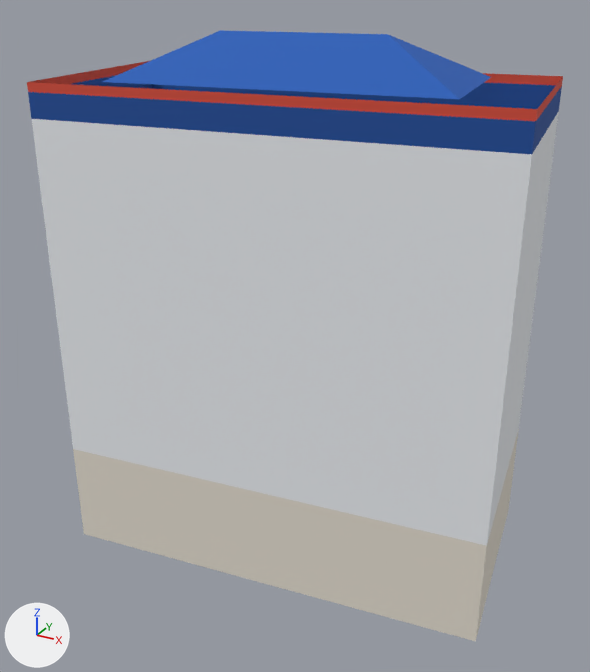
The glTF model public/models/landmark/swiss-belinn-ska-lod2.glb, before and after one commit.
Camera for both pictures: a 50 mm lens placed at (34.9, -64.7, 54.3), pointed at (0.0, -1.3, 22.5). Arrows for +X, +Y and +Z are at lower left; the lights stay in place. The picture after the commit comes second. Vertices at exactly the same position are counted once.

Before the edit, the objects in view are built like this:
```python
me_swiss_belinn_ska_lod2 = bpy.data.meshes.new('swiss-belinn-ska_LOD2')
me_swiss_belinn_ska_lod2.from_pydata(...)  # 26 vertices, 40 faces; spans x -22.0..22.0, y -13.0..13.0, z 0.0..50.0
me_swiss_belinn_ska_lod2.materials.append(mat_landmark_warna)
# before: 12 (-19.2, -13.0, 45.4) at pixel (28, 91), 13 (-22.0, 7.2, 45.4), 14 (22.0, -7.9, 45.4) at pixel (535, 121), 15 (19.2, 13.0, 45.4) at pixel (561, 85), 16 (-19.2, -13.0, 46.2) at pixel (26, 82)
# before: 17 (-22.0, 7.2, 46.2) at pixel (150, 60), 18 (22.0, -7.9, 46.2) at pixel (537, 109), 19 (19.2, 13.0, 46.2) at pixel (563, 76)
ob_swiss_belinn_ska_lod2 = bpy.data.objects.new('swiss-belinn-ska_LOD2', me_swiss_belinn_ska_lod2)
ob_swiss_belinn_ska_lod2.location = (0.0, 0.0, 0.0)
```
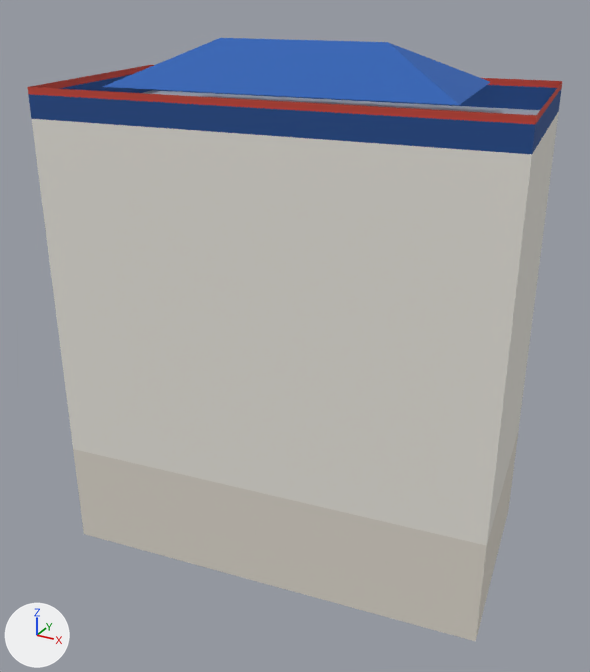
What differs and where, as boxes (x1, y1, x2, y2) in the pictures (590 x 672 px; the box of a moved part takes in the faces that stretch with it):
'swiss-belinn-ska_LOD2', reshaped, recoloured
    before: (27, 30, 563, 641)
    after: (27, 38, 562, 641)
part 1 of me_swiss_belinn_ska_lod2, moved or reshaped
    before: (103, 30, 491, 99)
    after: (103, 38, 490, 105)
part 2 of me_swiss_belinn_ska_lod2, moved or reshaped
    before: (27, 61, 563, 154)
    after: (27, 65, 562, 154)
part 3 of me_swiss_belinn_ska_lod2, recoloured
    before: (28, 30, 562, 154)
    after: (28, 38, 562, 154)
part 4 of me_swiss_belinn_ska_lod2, recoloured
    both: (32, 113, 558, 546)
part 5 of me_swiss_belinn_ska_lod2, recoloured
    both: (27, 68, 562, 121)

The change, as a list of edits to the scene's bpy script:
```text
Change me_swiss_belinn_ska_lod2:
    used by ob_swiss_belinn_ska_lod2; location = (0.0, 0.0, 0.0)
    remove me_swiss_belinn_ska_lod2.from_pydata(...)  # 26 vertices, 40 faces; spans x -22.0..22.0, y -13.0..13.0, z 0.0..50.0
    add me_swiss_belinn_ska_lod2.from_pydata(...)  # 26 vertices, 40 faces; spans x -22.0..22.0, y -13.0..13.0, z 0.0..49.4
    me_swiss_belinn_ska_lod2 part 1: the loose piece of 6 vertices spanning x -15.9..16.0, y -9.9..9.3, z 46.2..50.0 is moved by (0.0, 0.0, -0.5)
    me_swiss_belinn_ska_lod2 part 2
    add for i in [*range(16, 20)]: me_swiss_belinn_ska_lod2.vertices[i].co += Vector((0.0, 0.0, -0.4))
    add for i in [*range(12, 16)]: me_swiss_belinn_ska_lod2.vertices[i].co += Vector((0.0, 0.0, -0.2))
    me_swiss_belinn_ska_lod2 part 3: 16 faces centred in x -21.1..21.1, y -11.3..11.1, z 43.2..48.7 are repainted in the vertex colours; the middle colour goes from blue #2056a0 to blue #2758a1
    me_swiss_belinn_ska_lod2 part 4: 8 faces centred in x -21.1..21.1, y -11.3..11.1, z 21.4..32.3 are repainted in the vertex colours; the middle colour goes from white #eef1f5 to white #ebe8e0
    me_swiss_belinn_ska_lod2 part 5: 8 faces centred in x -21.1..21.1, y -11.3..11.1, z 45.7..45.9 are repainted in the vertex colours; the middle colour goes from red #d94e3b to red #c94638
```
